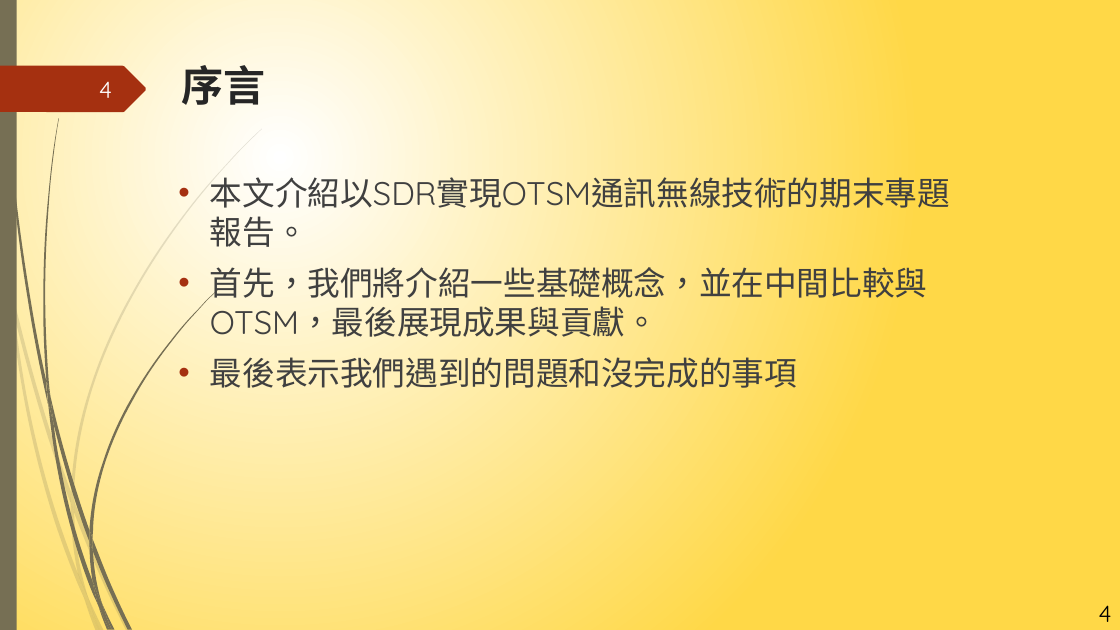
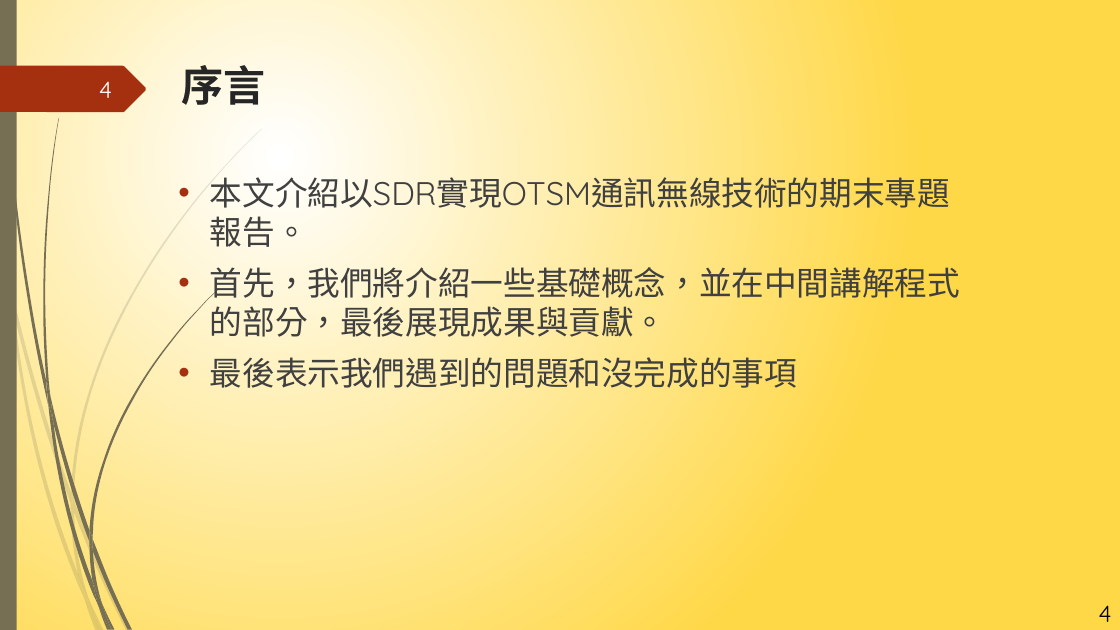
Before and after one commit to NIUWCSP/OTSM, a slide deck: slide 4 of report/以SDR實現OTSM通訊技術.pptx. Drawn at 1120x630 pixels with LibreOffice and Linux fonts; fonts in the diff are those of the drawing. Boxes give left, top, right and bottom in pixels: in the first picture for what was removed or moved away, otherwise in the second. Text is boxed around its words. In the diff, an @@ line names an element or a change of style, - is before the commit and + after.

```diff
--- a/report/以SDR實現OTSM通訊技術.pptx
+++ b/report/以SDR實現OTSM通訊技術.pptx
@@ text at [210, 261, 960, 337]: text changed @@
-• 首先，我們將介紹一些基礎概念，並在中間比較與OTSM，最後展現成果與貢獻。
+• 首先，我們將介紹一些基礎概念，並在中間講解程式的部分，最後展現成果與貢獻。
```
Also in this commit, not shown: 1 other slide changed.
